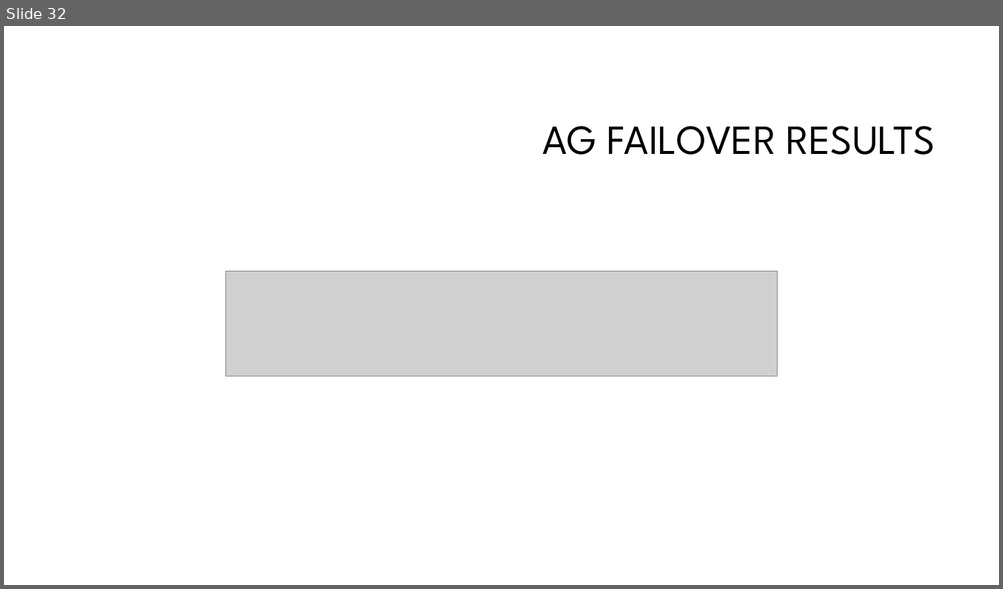
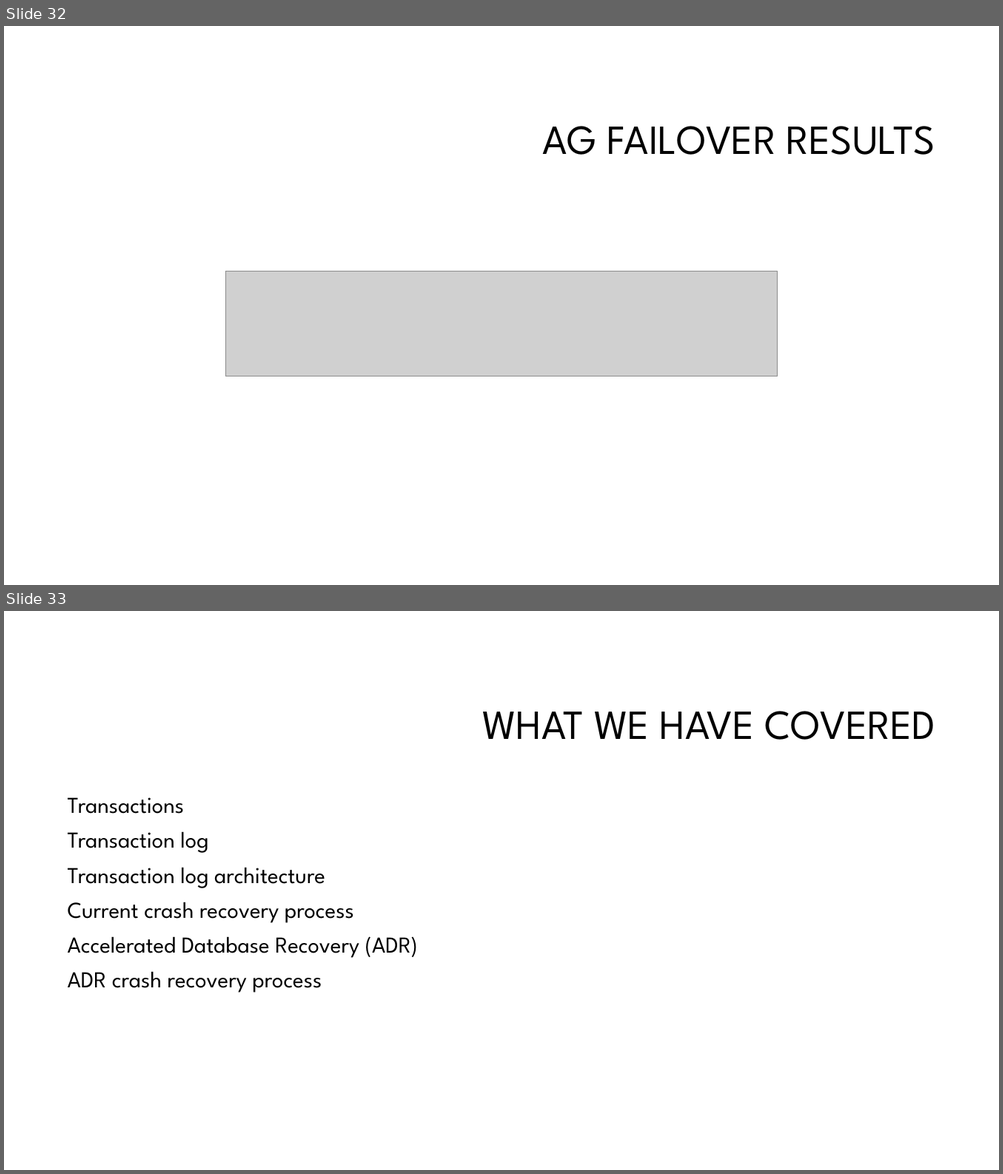
Before and after one commit to skreebydba/AcceleratedDatabaseRecovery, a slide deck: AcceleratedDatabaseRecovery/AcceleratedDatabaseRecovery.pptx. Shown one above the other, each under a label of ours: slide 32 before the commit, slides 32 and 33 after it. The pictures are 1003x589 and 1003x1174 pixels, drawn with LibreOffice and Linux fonts; fonts in the diff are those of the drawing; grey boxes stand for pictures; background and template pictures are left out. Boxes give left, top, right and bottom in pixels: in the first picture for what was removed or moved away, otherwise in the second. Text is boxed around its words. In the diff, an @@ line names an element or a change of style, - is before the commit and + after.

```diff
--- a/AcceleratedDatabaseRecovery/AcceleratedDatabaseRecovery.pptx
+++ b/AcceleratedDatabaseRecovery/AcceleratedDatabaseRecovery.pptx
@@ slide 33 added at bbox=[4, 611, 999, 1170], background #FFFFFF @@
@@ title added at bbox=[482, 711, 935, 740], 40 pt, text #000000 @@
+WHAT WE HAVE COVERED
@@ text added at bbox=[68, 797, 418, 993], 22 pt, text #000000 @@
+Transactions
+Transaction log
+Transaction log architecture
+Current crash recovery process
+Accelerated Database Recovery (ADR)
+ADR crash recovery process
```
Also in this commit, not shown: 1 slide changed, 1 other slide added.
